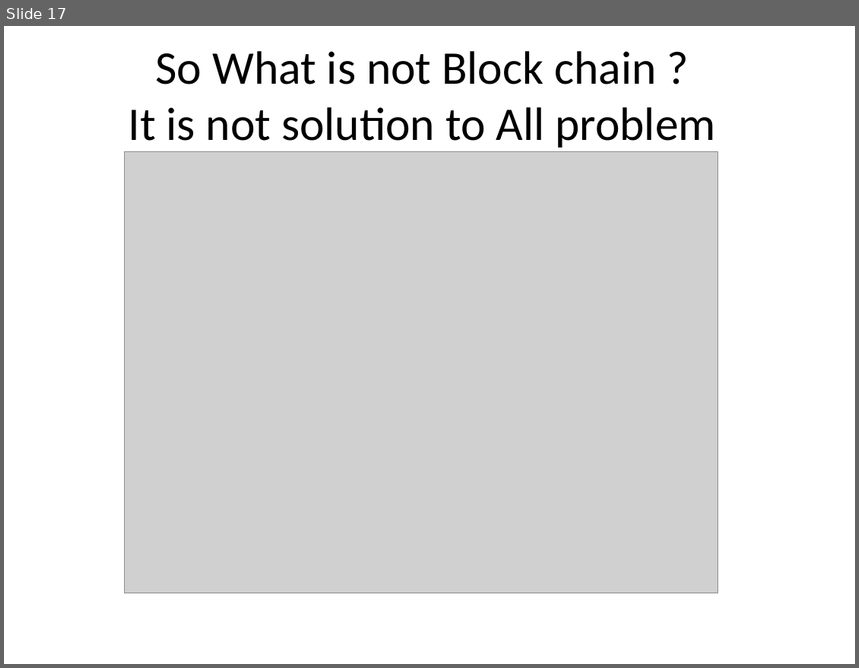
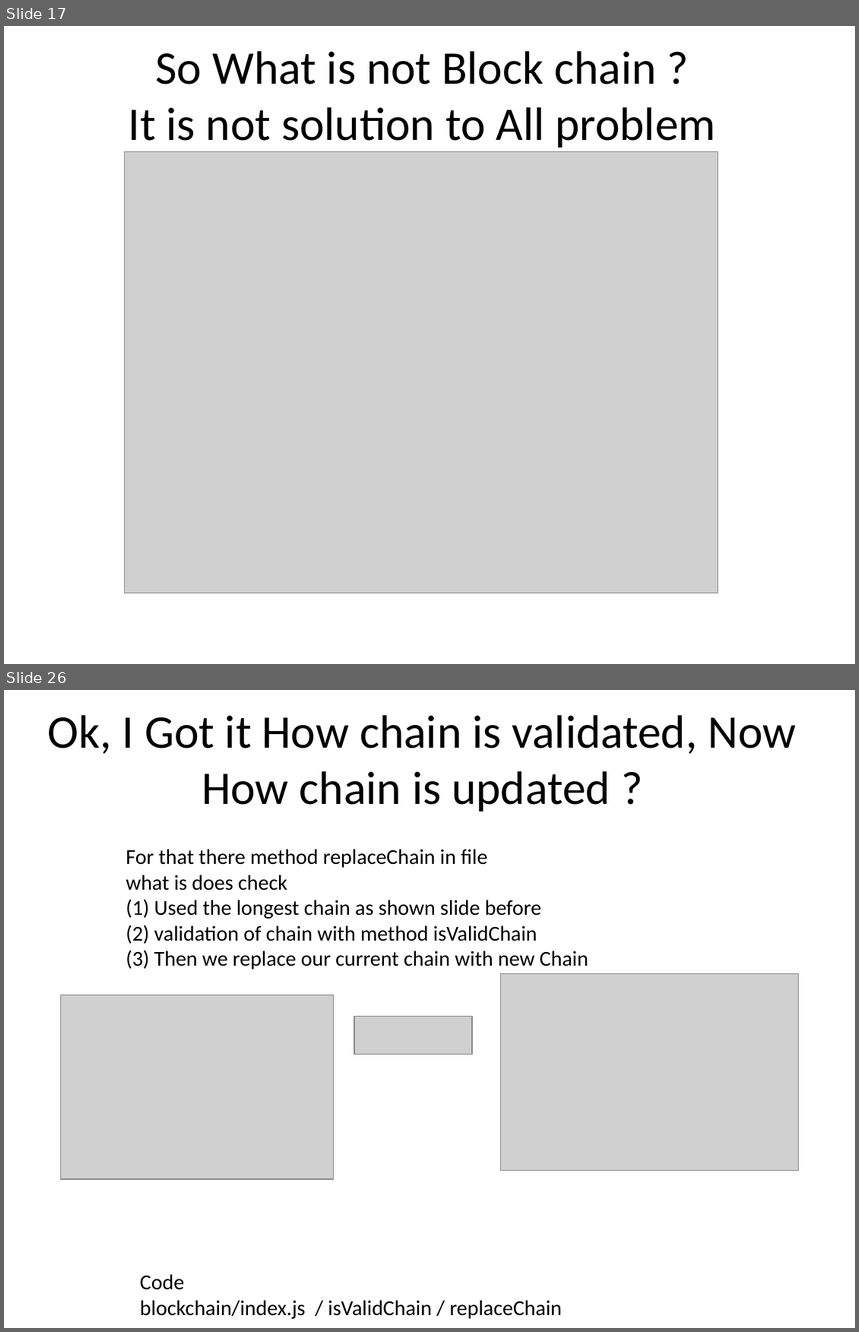
Before and after one commit to AvinashTiwari/BlockChain, a slide deck: sf-chain/BlockChainPresentation.pptx. Shown one above the other, each under a label of ours: slide 17 before the commit, slides 17 and 26 after it; the slides between them are not shown. The pictures are 859x668 and 859x1332 pixels, drawn with LibreOffice and Linux fonts; fonts in the diff are those of the drawing; grey boxes stand for pictures. Boxes give left, top, right and bottom in pixels: in the first picture for what was removed or moved away, otherwise in the second. Text is boxed around its words. In the diff, an @@ line names an element or a change of style, - is before the commit and + after.

```diff
--- a/sf-chain/BlockChainPresentation.pptx
+++ b/sf-chain/BlockChainPresentation.pptx
@@ slide 26 added at <box>4,690,855,1328</box>, background #FFFFFF @@
@@ title added at <box>48,715,797,812</box>, 39.6 pt, text #000000 @@
+Ok, I Got it How chain is validated, Now How chain is updated ?
@@ text added at <box>126,849,588,970</box>, 18 pt, text #000000 @@
+For that there method replaceChain in file
+what is does check
+(1) Used the longest chain as shown slide before
+(2) validation of chain with method isValidChain
+(3) Then we replace our current chain with new Chain
@@ picture added at <box>500,973,798,1170</box> @@
@@ picture added at <box>61,995,335,1179</box> @@
@@ picture added at <box>354,1016,472,1054</box> @@
@@ text added at <box>140,1274,563,1319</box>, 18 pt, text #000000 @@
+Code
+blockchain/index.js / isValidChain / replaceChain
```
Also in this commit, not shown: 1 slide changed, 22 other slides added.
